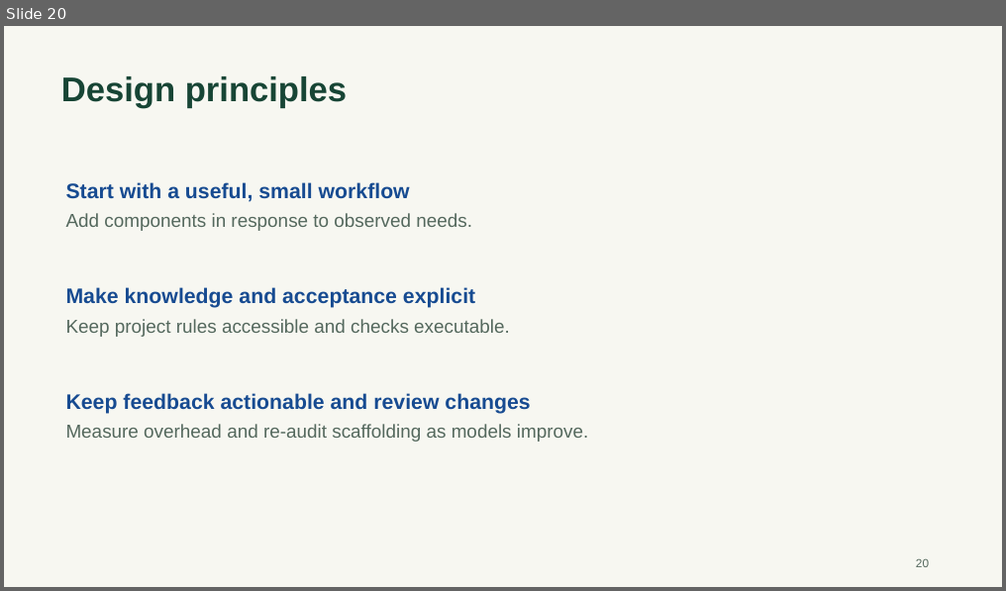
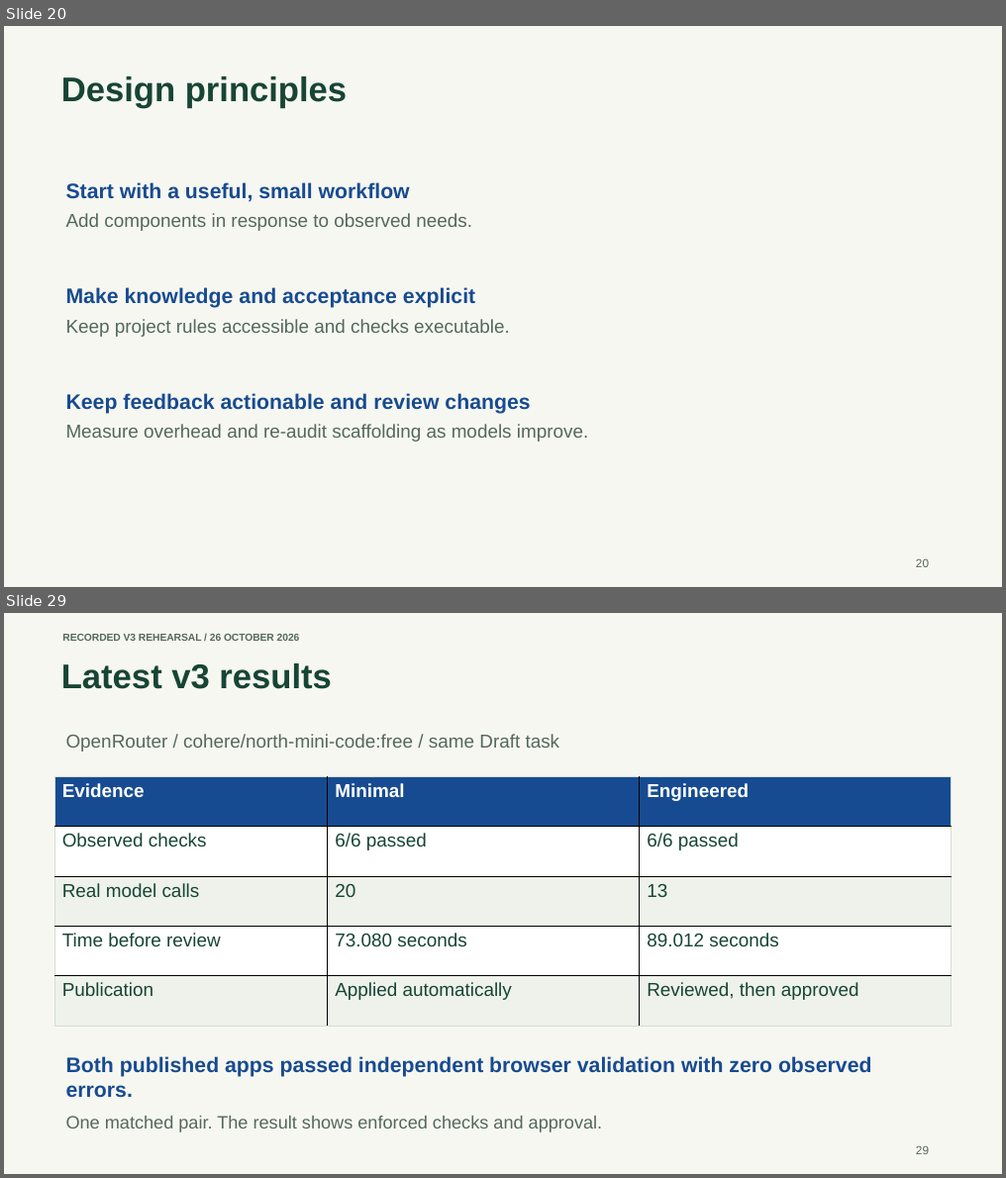
Before and after one commit to shubham-t/harness-lab, a slide deck: presentation/Agent-Harness-Workshop.pptx. Shown one above the other, each under a label of ours: slide 20 before the commit, slides 20 and 29 after it; the slides between them are not shown. The pictures are 1006x591 and 1006x1178 pixels, drawn with LibreOffice and Linux fonts; fonts in the diff are those of the drawing. Boxes give left, top, right and bottom in pixels: in the first picture for what was removed or moved away, otherwise in the second. Text is boxed around its words. In the diff, an @@ line names an element or a change of style, - is before the commit and + after.

Commit message:
Clarify live outcomes, harden rehearsal evaluation and record v3 evidence

```diff
--- a/presentation/Agent-Harness-Workshop.pptx
+++ b/presentation/Agent-Harness-Workshop.pptx
@@ slide 29 added at [4,613,1002,1174], background #F7F7F1 @@
@@ text added at [62,634,300,641], 9.8 pt, text #54685D, bold @@
+RECORDED V3 REHEARSAL / 26 OCTOBER 2026
@@ text added at [61,663,331,689], 33 pt, text #174535, bold @@
+Latest v3 results
@@ text added at [66,734,560,752], 18 pt, text #54685D @@
+OpenRouter / cohere/north-mini-code:free / same Draft task
@@ table added at [54,777,952,1026], 5 rows, 3 columns @@
+Evidence | Minimal | Engineered
+Observed checks | 6/6 passed | 6/6 passed
+Real model calls | 20 | 13
+Time before review | 73.080 seconds | 89.012 seconds
+Publication | Applied automatically | Reviewed, then approved
@@ text added at [66,1057,872,1098], 20.2 pt, text #174B91, bold @@
+Both published apps passed independent browser validation with zero observed errors.
@@ text added at [66,1116,603,1133], 17.2 pt, text #54685D @@
+One matched pair. The result shows enforced checks and approval.
@@ text added at [916,1147,929,1155], 11.2 pt, text #54685D @@
+29
```
Also in this commit, not shown: 13 slides changed, 1 other slide added, 45 other files.
